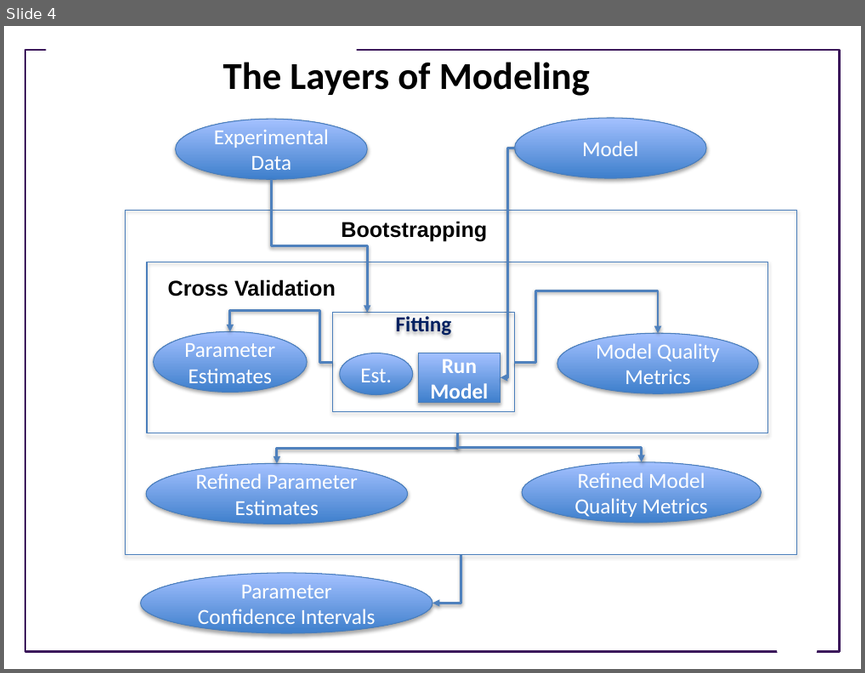
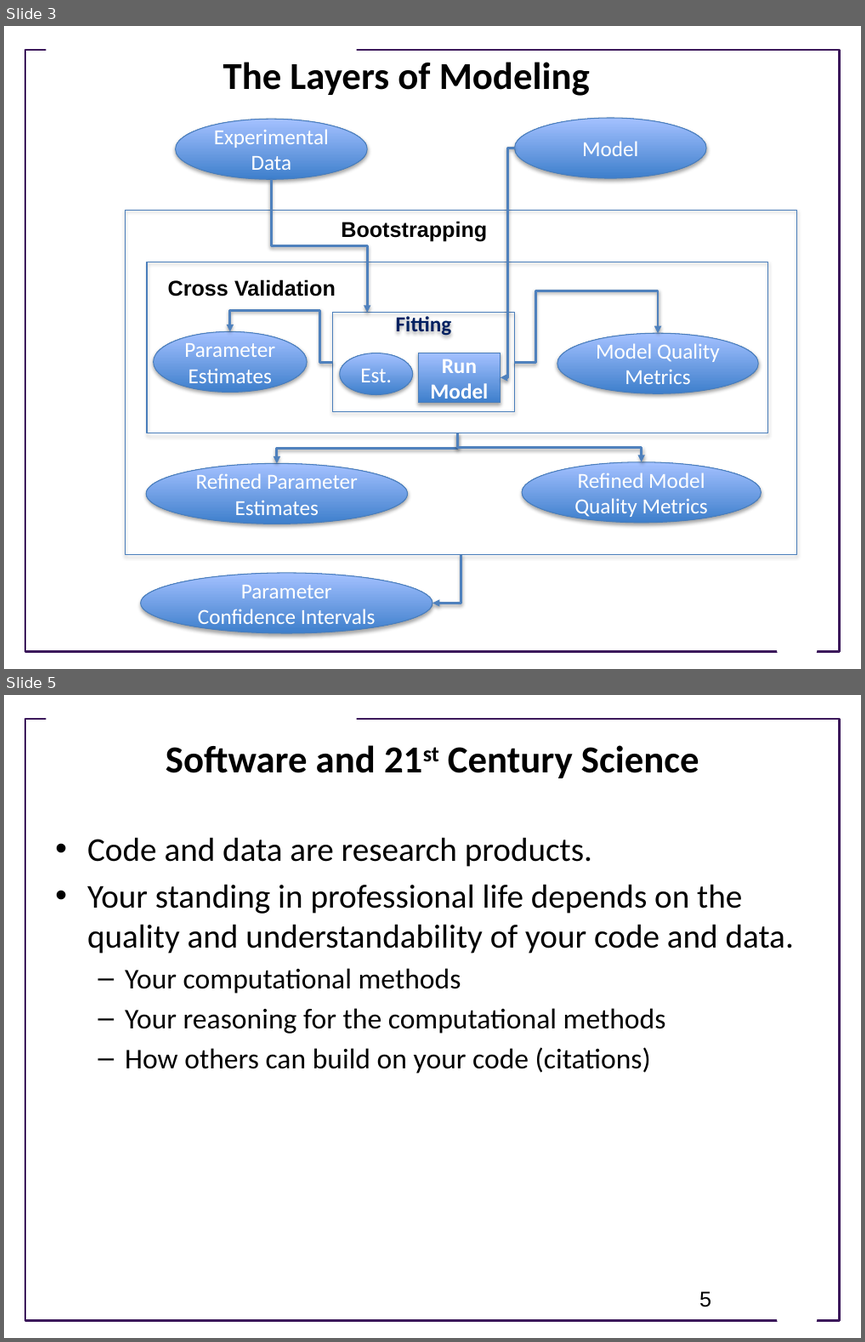
Before and after one commit to ModelEngineering/advancing-biomedical-models, a slide deck: lectures/lecture_10/Lecture_10_Cross_Validation_and_Software_Engineering.pptx. Shown one above the other, each under a label of ours: slide 4 before the commit, slides 3 and 5 after it; the slides between them are not shown. The pictures are 865x673 and 865x1342 pixels, drawn with LibreOffice and Linux fonts; fonts in the diff are those of the drawing; background and template pictures are left out. Boxes give left, top, right and bottom in pixels: in the first picture for what was removed or moved away, otherwise in the second. Text is boxed around its words. In the diff, an @@ line names an element or a change of style, - is before the commit and + after.

```diff
--- a/lectures/lecture_10/Lecture_10_Cross_Validation_and_Software_Engineering.pptx
+++ b/lectures/lecture_10/Lecture_10_Cross_Validation_and_Software_Engineering.pptx
@@ slide 5 added at box(4, 695, 861, 1338), background #FFFFFF; not listed: 3 template elements that a slide beside it also shows @@
@@ title added at box(166, 745, 699, 778), 32 pt, text #000000, bold @@
+Software and 21st Century Science
@@ text added at box(87, 837, 794, 1073), 28 pt, text #000000 @@
+• Code and data are research products.
+• Your standing in professional life depends on the quality and understandability of your code and data.
+  – Your computational methods
+  – Your reasoning for the computational methods
+  – How others can build on your code (citations)
@@ page number added at box(699, 1291, 711, 1307), 18 pt, text #000000 @@
+5
@@ what was slide 4 is now slide 3 @@
```
Also in this commit, not shown: 4 slides changed, 4 other slides added, 3 slides removed.
